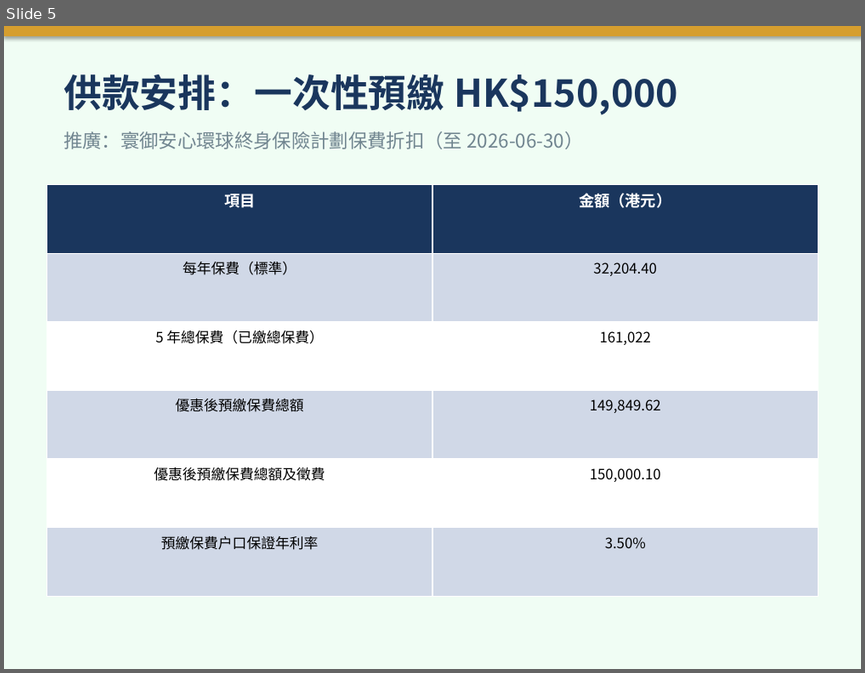
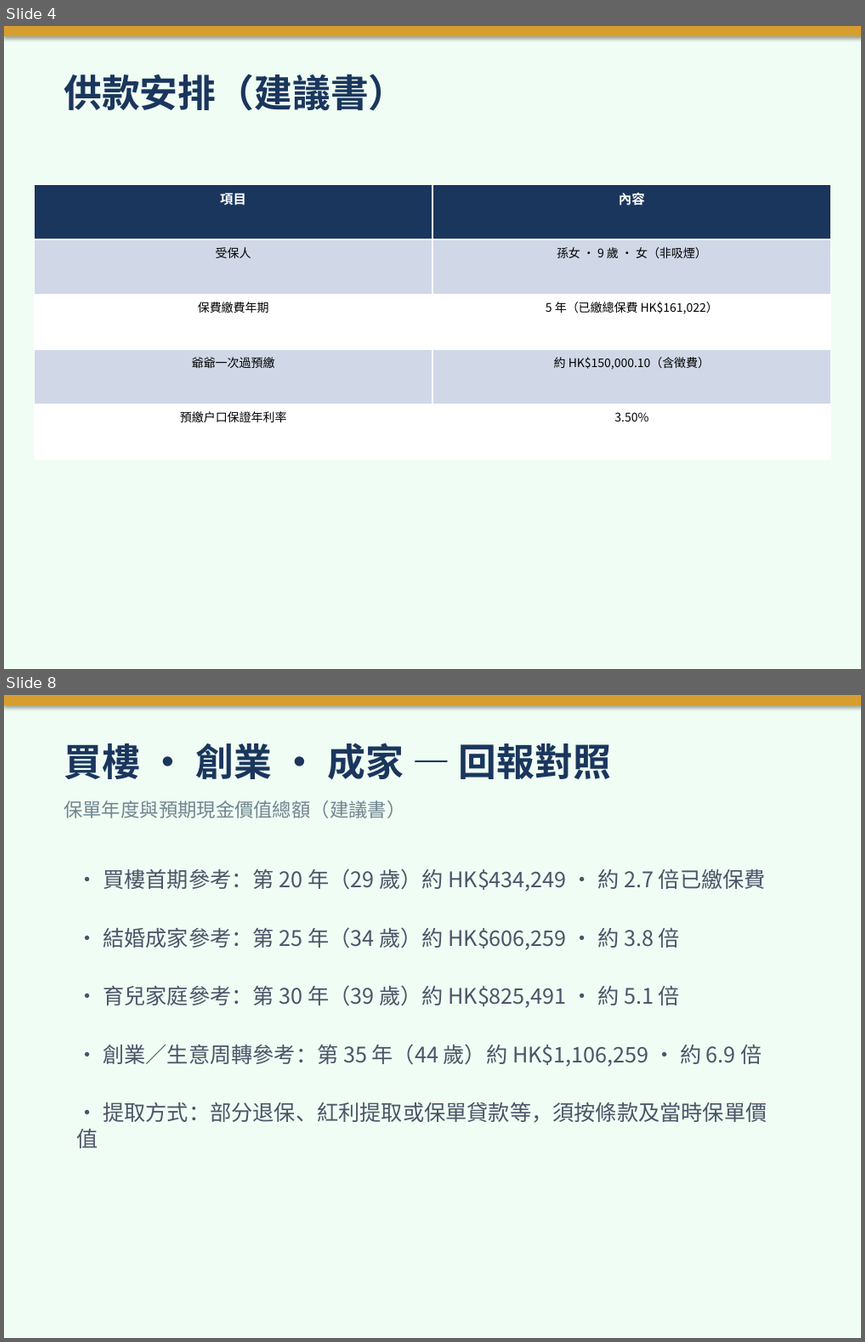
Before and after one commit to hoyinlung25-commits/yuyue-sales, a slide deck: client-base/presentations/Granddaughter_Savings_Plan_BOC.pptx. Shown one above the other, each under a label of ours: slide 5 before the commit, slides 4 and 8 after it; the slides between them are not shown. The pictures are 865x673 and 865x1342 pixels, drawn with LibreOffice and Linux fonts; fonts in the diff are those of the drawing. Boxes give left, top, right and bottom in pixels: in the first picture for what was removed or moved away, otherwise in the second. Text is boxed around its words. In the diff, an @@ line names an element or a change of style, - is before the commit and + after.

```diff
--- a/client-base/presentations/Granddaughter_Savings_Plan_BOC.pptx
+++ b/client-base/presentations/Granddaughter_Savings_Plan_BOC.pptx
@@ slide 8 added at box(4, 695, 861, 1338), background #F0FDF4 @@
@@ rectangle added at box(4, 695, 861, 705), fill #D69E2E @@
@@ text added at box(64, 743, 611, 780), 32 pt, text #1A365D, bold @@
+買樓 · 創業 · 成家 — 回報對照
@@ text added at box(64, 800, 405, 818), 16 pt, text #718590 @@
+保單年度與預期現金價值總額（建議書）
@@ text added at box(103, 868, 766, 891), 18 pt, text #4A5568 @@
+• 買樓首期參考：第 20 年（29 歲）約 HK$434,249 · 約 2.7 倍已繳保費
@@ text added at box(103, 927, 680, 950), 18 pt, text #4A5568 @@
+• 結婚成家參考：第 25 年（34 歲）約 HK$606,259 · 約 3.8 倍
@@ text added at box(103, 985, 680, 1008), 18 pt, text #4A5568 @@
+• 育兒家庭參考：第 30 年（39 歲）約 HK$825,491 · 約 5.1 倍
@@ text added at box(103, 1043, 761, 1066), 18 pt, text #4A5568 @@
+• 創業／生意周轉參考：第 35 年（44 歲）約 HK$1,106,259 · 約 6.9 倍
@@ text added at box(76, 1102, 766, 1148), 18 pt, text #4A5568 @@
+• 提取方式：部分退保、紅利提取或保單貸款等，須按條款及當時保單價值
@@ what was slide 5 is now slide 4 @@
@@ slide 4 changed as well @@
@@ text at box(64, 74, 406, 111): text changed @@
-供款安排：一次性預繳 HK$150,000
+供款安排（建議書）
@@ text removed at box(64, 131, 584, 149) @@
-推廣：寰御安心環球終身保險計劃保費折扣（至 2026-06-30）
@@ table at box(34, 184, 831, 459) @@
-row 1: 項目 | 金額（港元）
-row 2: 每年保費（標準） | 32,204.40
-row 3: 5 年總保費（已繳總保費） | 161,022
-row 4: 優惠後預繳保費總額 | 149,849.62
-row 5: 優惠後預繳保費總額及徵費 | 150,000.10
-row 6: 預繳保費戶口保證年利率 | 3.50%
+row 1: 項目 | 內容
+row 2: 受保人 | 孫女 · 9 歲 · 女（非吸煙）
+row 3: 保費繳費年期 | 5 年（已繳總保費 HK$161,022）
+row 4: 爺爺一次過預繳 | 約 HK$150,000.10（含徵費）
+row 5: 預繳戶口保證年利率 | 3.50%
@@ table: place and size @@
-table at box(46, 184, 818, 596)
+table at box(34, 184, 831, 459)
```
Also in this commit, not shown: 8 other slides changed, 3 other slides added, 3 slides removed, 1 other file.
